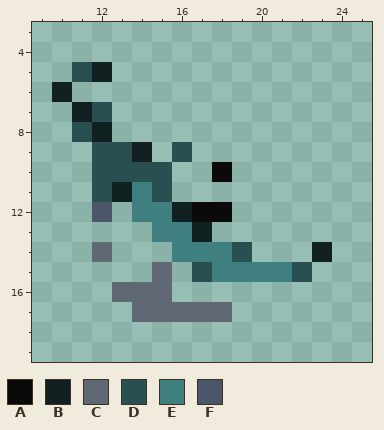
Two versions of one pixel-art sprite, roaskins/data/ranno/shade_0.png. The picture above was drawn from the file before the commit.
The file is 78x66 pixels, drawn in blocks of 2x2; one block is one cell here. Shown: x 9..25, y 3..19.
Palette (. is transparent): A #0b090a  B #112122  C #606873  D #294f51  E #3f7f80  F #4b566b
And afterwards:
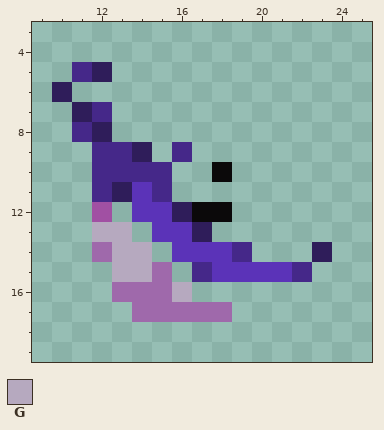
Colours new in this view: G #b6a9bf
Change:
colour B: #112122 -> #2f1d5a
colour C: #606873 -> #9f69ab
colour D: #294f51 -> #452889
colour E: #3f7f80 -> #5b33b8
colour F: #4b566b -> #a150a3
y 13: x 12..13 .. -> GG
y 14..15: x 13..14 .. -> GG
y 16: x 16 . -> G
Where, in picture pixels (left, top, right, bottom), the same in both pictures:
changed: (52, 62, 332, 322)
